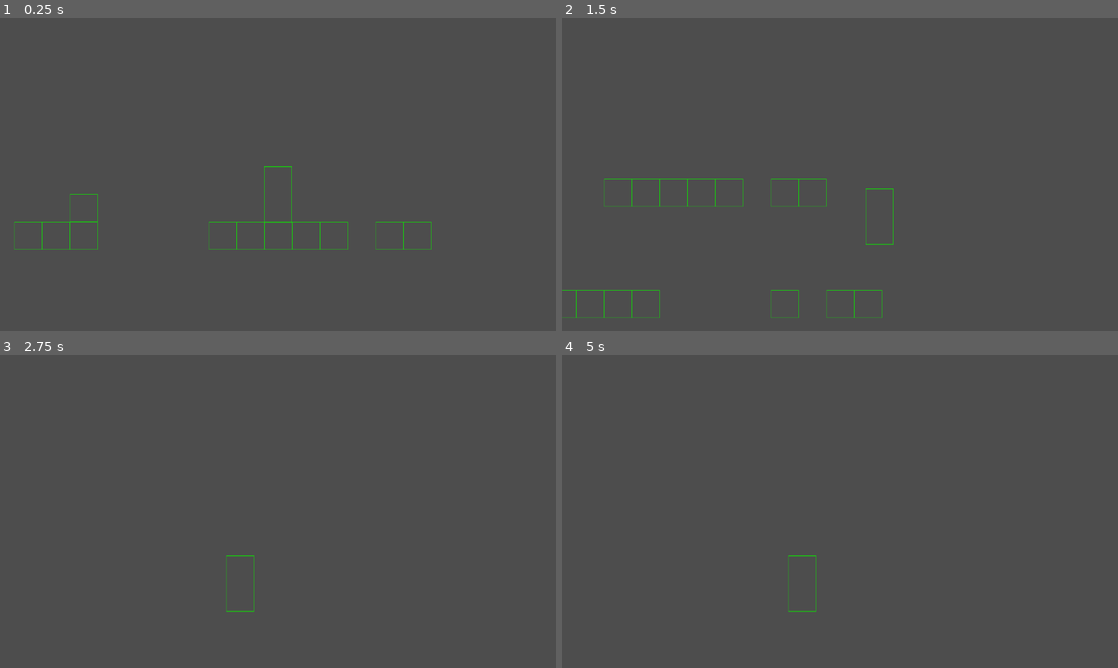
Above: before the commit, frames 1-4 (two rows, left to right).
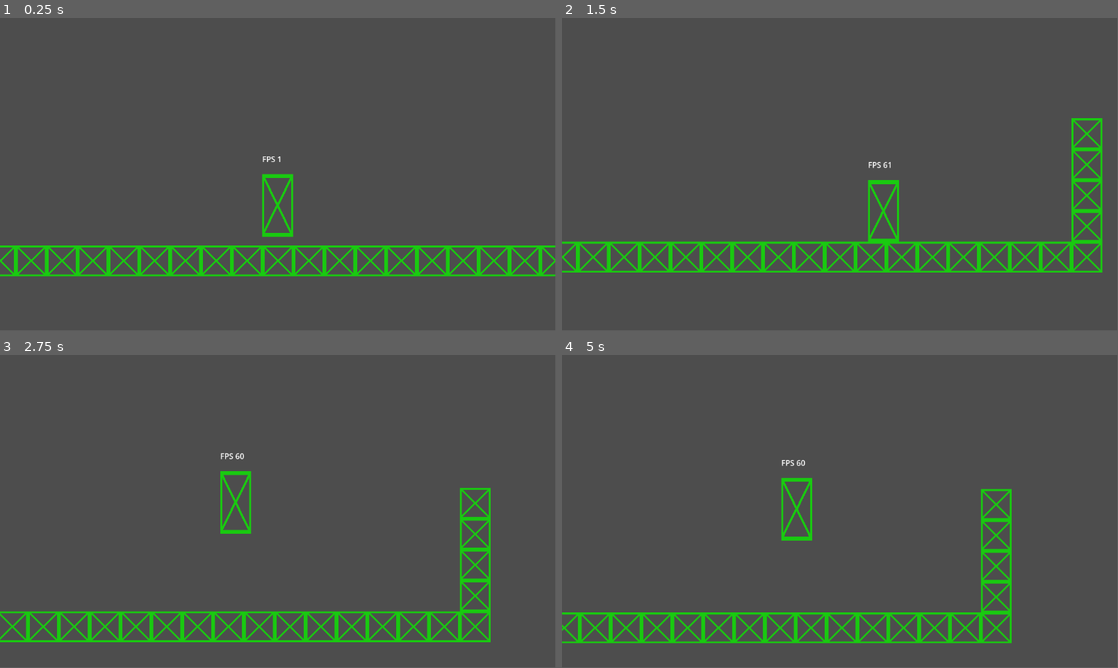
Above: after the commit, the same moments.

Repository: Kyufuru/animitta
Game: Godot game, scene res://scene/level/level_test.tscn
Same seed, same stepped clock (60 frames per second), same inputs: the game is played once before the commit and once after it.
Inputs (mouse positions are in pixels of both pictures, inside the frame that each line leads up to):
- Up to frame 1 (0.25 s): no input
- Up to frame 2 (1.5 s): move the mouse to (962, 158) at 0.52 s; hold D (right) from 0.53 s (still down); right-click (962, 158) at 0.6 s; tap Space (jump) at 0.77, 0.8, 1.07, 1.35 s; move the mouse to (728, 190) at 1.27 s
- Up to frame 3 (2.75 s): tap Space (jump) at 1.52, 1.82, 2.3 s; right-click (166, 527) at 1.55 s; move the mouse to (333, 442) at 2.02 s; release D (right) at 2.03 s; hold A (left) from 2.03 s (still down); right-click (333, 442) at 2.1 s
- Up to frame 4 (5 s): move the mouse to (812, 574) at 2.77 s; release A (left) at 2.78 s; hold D (right) 2.78-4.28 s; right-click (812, 574) at 2.85 s; tap Space (jump) at 3.02, 3.32, 3.6, 3.77, 4.07, 4.52, 4.82 s; move the mouse to (1006, 558) at 3.52 s; move the mouse to (673, 464) at 4.27 s; hold A (left) from 4.28 s (still down); right-click (673, 464) at 4.35 s
In our replay, the window is 800x450 before the commit and 799x449 after it. These sizes can differ from the game's own. Grey fills any space a smaller window leaves; there, only what the larger window draws over its background counts as a difference.

The runs differ from the first frame. In frame 1, 5.0% of the frame differs, in the area x 0-100%, y 44-83%; in frame 2, 6.1%, in the area x 0-98%, y 32-96%; in frame 3, 5.2%; in frame 4, 5.1%.

Commit message:
修复抖动的问题, 实现跳跃功能

Diff:
--- a/Animitta/project.godot
+++ b/Animitta/project.godot
@@ -17,8 +17,7 @@
 
 [display]
 
-window/size/viewport_width=1280
-window/size/viewport_height=720
+window/vsync/vsync_mode=0
 
 [input]
 
@@ -66,4 +65,9 @@
 
 [rendering]
 
+textures/canvas_textures/default_texture_filter=3
 renderer/rendering_method="mobile"
+
+[xr]
+
+shaders/enabled=true
--- /dev/null
+++ b/Animitta/scene/level/Label.gd
@@ -0,0 +1,4 @@
+extends Label
+
+func _process(_delta):
+	set_text("FPS %d" % Engine.get_frames_per_second())
--- a/Animitta/scene/level/level_test.gd
+++ b/Animitta/scene/level/level_test.gd
@@ -1,17 +1 @@
 extends Node2D
-
-var ef_test_scn: PackedScene = preload("res://scene/effect/effect_test.tscn")
-var ef_test: Node = Node.new()
-
-func _on_player_m_act(pos):
-	# TODO 攻击要跟随移动方向或鼠标位置
-	ef_test = ef_test_scn.instantiate()
-	ef_test.position = pos
-	ef_test.connect("timeup", _on_ef_m_act_timeup)
-	$Effect.add_child(ef_test)
-
-func _on_player_s_act():
-	print("s_act")
-
-func _on_ef_m_act_timeup():
-	$Effect.remove_child(ef_test)
--- a/Animitta/scene/level/level_test.tscn
+++ b/Animitta/scene/level/level_test.tscn
@@ -1,9 +1,10 @@
-[gd_scene load_steps=7 format=3 uid="uid://xe3mynls6rt1"]
+[gd_scene load_steps=8 format=3 uid="uid://xe3mynls6rt1"]
 
 [ext_resource type="PackedScene" uid="uid://bxoc8ebekyptc" path="res://scene/player/player_test.tscn" id="1_lvyxx"]
 [ext_resource type="Script" path="res://scene/level/level_test.gd" id="1_qmriy"]
 [ext_resource type="PackedScene" uid="uid://bwaec2nsehod5" path="res://scene/physics/physics.tscn" id="4_30x5h"]
 [ext_resource type="Texture2D" uid="uid://ncyk6gimyfgj" path="res://asset/test.png" id="4_gri6n"]
+[ext_resource type="Script" path="res://scene/level/Label.gd" id="5_n8a0j"]
 
 [sub_resource type="TileSetAtlasSource" id="TileSetAtlasSource_q4y8p"]
 resource_name = "test"
@@ -24,12 +25,19 @@
 
 [node name="Player" parent="." instance=ExtResource("1_lvyxx")]
 position = Vector2(671, 72)
-jump_speed = 500
+jump_speed = 100
 speed = 500
-mass = 90
+mass = 5
 
 [node name="Camera2D" type="Camera2D" parent="Player"]
 position_smoothing_enabled = true
+
+[node name="Label" type="Label" parent="Player/Camera2D"]
+offset_left = -32.0
+offset_top = -107.0
+offset_right = 8.0
+offset_bottom = -84.0
+script = ExtResource("5_n8a0j")
 
 [node name="Physics" parent="." instance=ExtResource("4_30x5h")]
 unique_name_in_owner = true
@@ -39,4 +47,4 @@
 texture_filter = 4
 tile_set = SubResource("TileSet_by4f4")
 format = 2
-layer_0/tile_data = PackedInt32Array(262152, 1, 0, 262153, 1, 0, 262154, 1, 0, 262155, 1, 0, 262156, 1, 0, 524293, 1, 0, 524294, 1, 0, 524295, 1, 0, 524296, 1, 0, 524297, 1, 0, 524302, 1, 0, 524304, 1, 0, 524305, 1, 0, 262158, 1, 0, 262159, 1, 0, 196611, 1, 0, 262147, 1, 0, 262146, 1, 0, 262145, 1, 0, 524290, 1, 0)
+layer_0/tile_data = PackedInt32Array(262152, 1, 0, 262153, 1, 0, 262154, 1, 0, 262155, 1, 0, 262156, 1, 0, 262158, 1, 0, 262159, 1, 0, 262147, 1, 0, 262146, 1, 0, 262145, 1, 0, 262148, 1, 0, 262149, 1, 0, 262150, 1, 0, 262151, 1, 0, 262157, 1, 0, 262160, 1, 0, 262161, 1, 0, 262163, 1, 0, 262162, 1, 0, 262164, 1, 0, 262165, 1, 0, 262166, 1, 0, 262168, 1, 0, 262167, 1, 0, 196632, 1, 0, 131096, 1, 0, 65560, 1, 0, 262144, 1, 0, 196608, 1, 0, 131072, 1, 0, 65536, 1, 0, 0, 1, 0, 24, 1, 0)
--- a/Animitta/scene/physics/physics.gd
+++ b/Animitta/scene/physics/physics.gd
@@ -1,11 +1,3 @@
 extends Node2D
 
-enum States {
-	IDLE,
-	JUMP,
-	HIGH_JUMP,
-	DASH,
-	ATTACK,
-}
-
 @export var gravity: int
--- a/Animitta/scene/player/player_test.gd
+++ b/Animitta/scene/player/player_test.gd
@@ -1,13 +1,23 @@
 extends CharacterBody2D
 
+enum States {
+	IDLE,
+	JUMP,
+	HIGH_JUMP,
+	DASH,
+	ATTACK,
+}
+const x_msk := Vector2(1, 0)
+
 @export var cur_state: int
-
 @export var jump_speed: int
 @export var speed: int
 @export var mass: int
 
-const x_msk := Vector2(1, 0)
+var g: int
 
+func _ready():
+	g = %Physics.gravity
 
 func _physics_process(delta):
 	press()
@@ -17,17 +27,25 @@
 ## 处理按键
 func press() -> void:
 	if Input.is_action_just_pressed("jump"):
-		cur_state = %Physics.States.JUMP
+		if cur_state != States.JUMP:
+			cur_state = States.JUMP
+	else:
+		cur_state = States.IDLE
 
 
 func act(_dt: float) -> void:
-	if cur_state == %Physics.States.JUMP:
-		velocity.y -= jump_speed * %Physics.gravity
+	if cur_state == States.JUMP:
+		if is_on_floor():
+			velocity.y -= jump_speed * g
+	if cur_state == States.IDLE:
+		if is_on_floor():
+			velocity.y = 0
 
 
 ## 处理物理移动
 func move(_dt: float) -> void:
-	velocity = x_msk * speed * Input.get_vector(
-		"left","right","up","down") # 移动
-	velocity.y += mass * %Physics.gravity # 重力
+	velocity.x = speed * Input.get_vector(
+		"left","right","up","down").x # 移动
+	if not is_on_floor():
+		velocity.y += mass * g # 重力
 	move_and_slide()
Binary file changed: Animitta/asset/test.png
Not shown, changed: Animitta/export_presets.cfg
